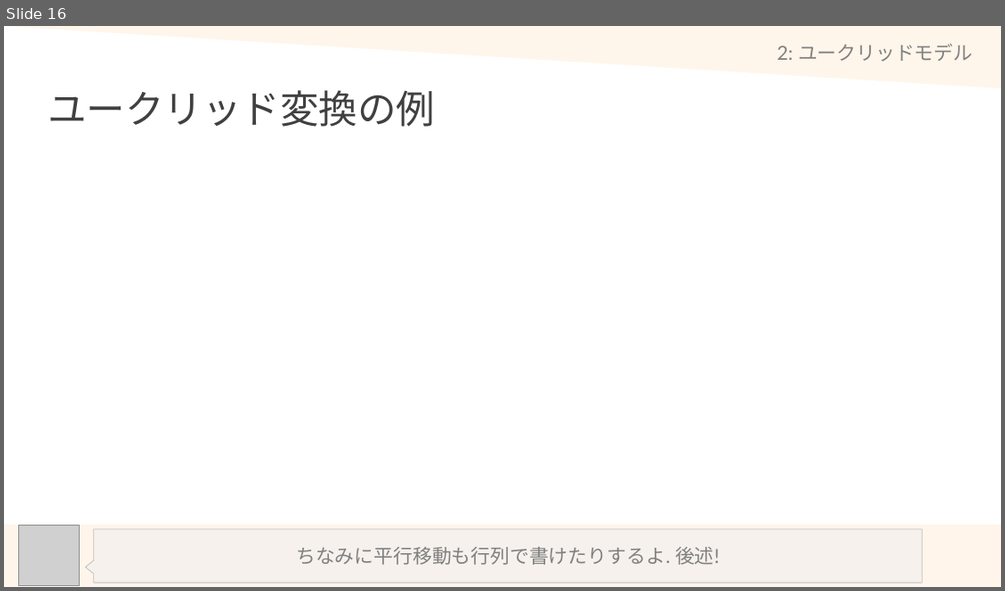
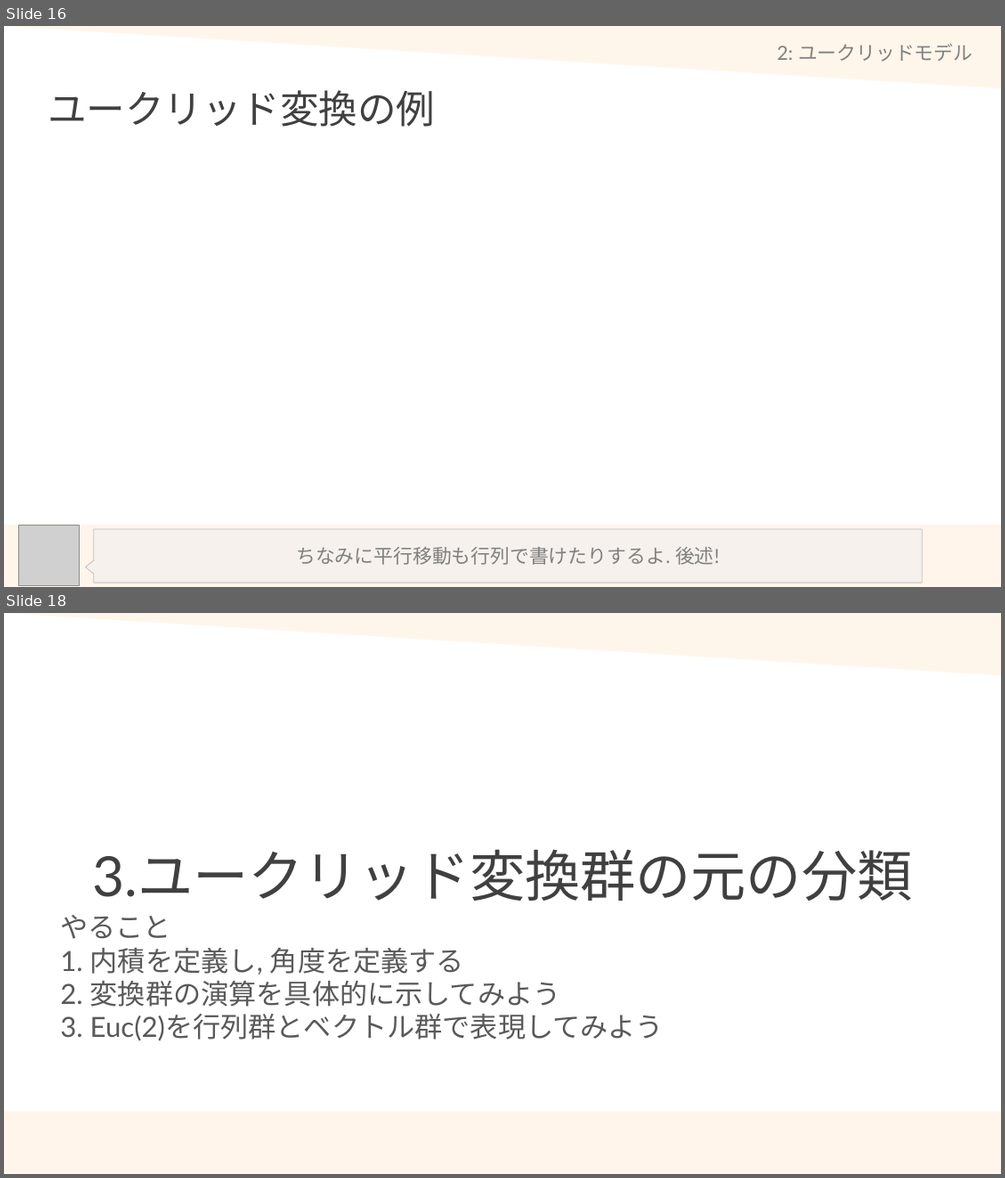
Before and after one commit to math-er/hyperbolic-space, a slide deck: Section2(上半平面とポアンカレ計量)/1-EuclidSpace.pptx. Shown one above the other, each under a label of ours: slide 16 before the commit, slides 16 and 18 after it; the slides between them are not shown. The pictures are 1005x591 and 1005x1178 pixels, drawn with LibreOffice and Linux fonts; fonts in the diff are those of the drawing; grey boxes stand for pictures. Boxes give left, top, right and bottom in pixels: in the first picture for what was removed or moved away, otherwise in the second. Text is boxed around its words. In the diff, an @@ line names an element or a change of style, - is before the commit and + after.

```diff
--- a/Section2(上半平面とポアンカレ計量)/1-EuclidSpace.pptx
+++ b/Section2(上半平面とポアンカレ計量)/1-EuclidSpace.pptx
@@ slide 18 added at (4,613,1001,1174), background #FFFFFF @@
@@ triangle added at (5,613,1001,675), fill #FFF4E7 at 80% opacity @@
@@ title added at (93,849,913,900), 40 pt, text #404040 @@
+3.ユークリッド変換群の元の分類
@@ subtitle added at (60,915,663,1040), 20 pt, text #595959 @@
+やること
+1. 内積を定義し, 角度を定義する
+2. 変換群の演算を具体的に示してみよう
+3. Euc(2)を行列群とベクトル群で表現してみよう
@@ rectangle added at (4,1111,1001,1174), fill #FFF5EB @@
```
Also in this commit, not shown: 12 slides changed, 6 other slides added, 1 slide removed.
